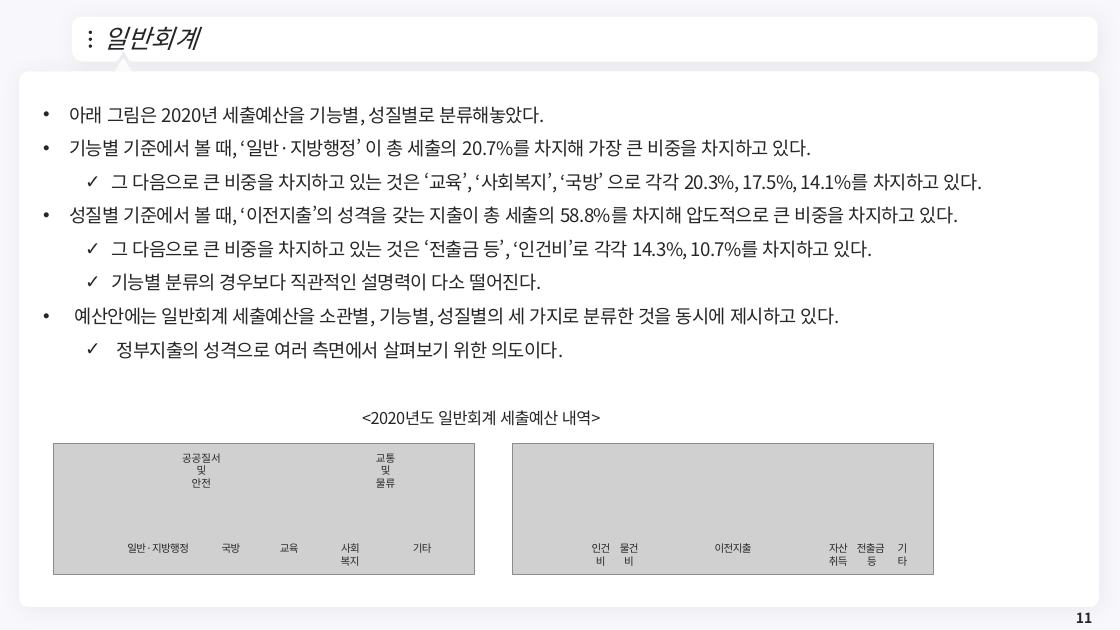
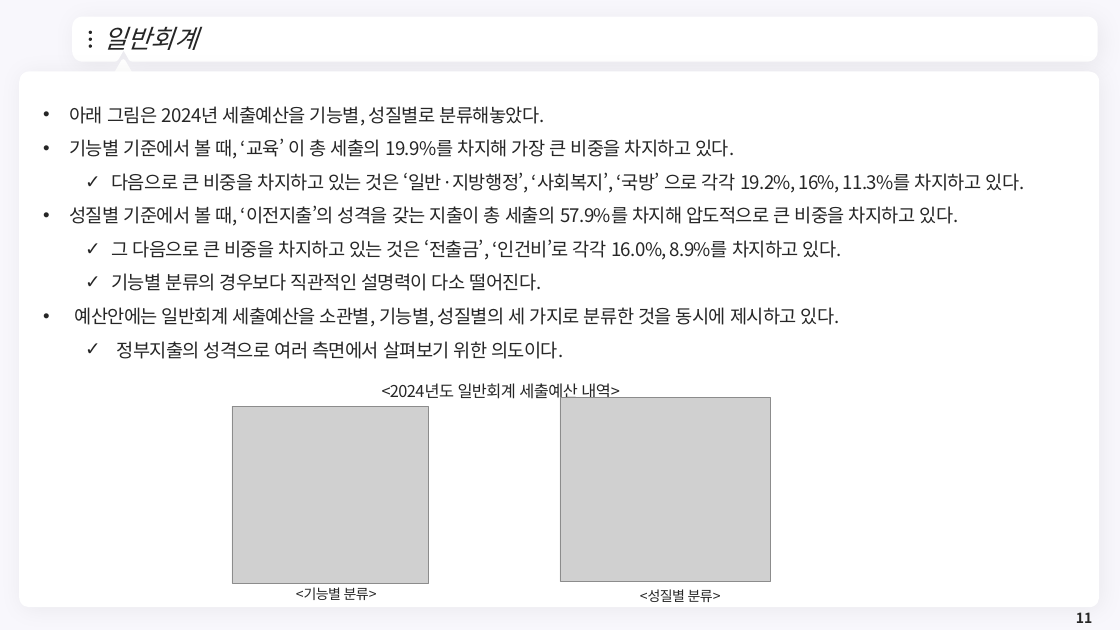
Before and after one commit to meandthey/Teaching, a slide deck: slide 11 of 재정학/01_Lectures/재정학_Chapter_2.pptx. Drawn at 1120x630 pixels with LibreOffice and Linux fonts; fonts in the diff are those of the drawing; grey boxes stand for pictures; background and template pictures are left out. Boxes give left, top, right and bottom in pixels: in the first picture for what was removed or moved away, otherwise in the second. Text is boxed around its words. In the diff, an @@ line names an element or a change of style, - is before the commit and + after.

```diff
--- a/재정학/01_Lectures/재정학_Chapter_2.pptx
+++ b/재정학/01_Lectures/재정학_Chapter_2.pptx
@@ text at (x1=69, y1=106, x2=1025, y2=260): text changed @@
-• 아래 그림은 2020년 세출예산을 기능별, 성질별로 분류해놓았다.
-• 기능별 기준에서 볼 때, ‘일반·지방행정’ 이 총 세출의 20.7%를 차지해 가장 큰 비중을 차지하고 있다.
-  ✓ 그 다음으로 큰 비중을 차지하고 있는 것은 ‘교육’, ‘사회복지’, ‘국방’ 으로 각각 20.3%, 17.5%, 14.1%를 차지하고 있다.
-• 성질별 기준에서 볼 때, ‘이전지출’의 성격을 갖는 지출이 총 세출의 58.8%를 차지해 압도적으로 큰 비중을 차지하고 있다.
-  ✓ 그 다음으로 큰 비중을 차지하고 있는 것은 ‘전출금 등’, ‘인건비’로 각각 14.3%, 10.7%를 차지하고 있다.
+• 아래 그림은 2024년 세출예산을 기능별, 성질별로 분류해놓았다.
+• 기능별 기준에서 볼 때, ‘교육’ 이 총 세출의 19.9%를 차지해 가장 큰 비중을 차지하고 있다.
+  ✓ 다음으로 큰 비중을 차지하고 있는 것은 ‘일반·지방행정’, ‘사회복지’, ‘국방’ 으로 각각 19.2%, 16%, 11.3%를 차지하고 있다.
+• 성질별 기준에서 볼 때, ‘이전지출’의 성격을 갖는 지출이 총 세출의 57.9%를 차지해 압도적으로 큰 비중을 차지하고 있다.
+  ✓ 그 다음으로 큰 비중을 차지하고 있는 것은 ‘전출금’, ‘인건비’로 각각 16.0%, 8.9%를 차지하고 있다.
@@ text at (x1=382, y1=383, x2=620, y2=402): text changed @@
-<2020년도 일반회계 세출예산 내역>
+<2024년도 일반회계 세출예산 내역>
@@ picture added at (x1=232, y1=407, x2=428, y2=584) @@
@@ picture added at (x1=560, y1=397, x2=770, y2=581) @@
@@ picture removed at (x1=53, y1=444, x2=474, y2=576) @@
@@ picture removed at (x1=513, y1=444, x2=933, y2=576) @@
@@ text removed at (x1=182, y1=453, x2=221, y2=488) @@
-공공질서
-및
-안전
@@ text removed at (x1=376, y1=453, x2=395, y2=488) @@
-교통
-및
-물류
@@ text removed at (x1=127, y1=543, x2=189, y2=553) @@
-일반·지방행정
@@ text removed at (x1=222, y1=543, x2=241, y2=553) @@
-국방
@@ text removed at (x1=280, y1=543, x2=299, y2=553) @@
-교육
@@ text removed at (x1=341, y1=543, x2=360, y2=566) @@
-사회복지
@@ text removed at (x1=413, y1=543, x2=432, y2=553) @@
-기타
@@ text removed at (x1=592, y1=543, x2=611, y2=566) @@
-인건비
@@ text removed at (x1=620, y1=543, x2=639, y2=566) @@
-물건비
@@ text removed at (x1=715, y1=543, x2=752, y2=553) @@
-이전지출
@@ text removed at (x1=829, y1=543, x2=848, y2=566) @@
-자산취득
@@ text removed at (x1=857, y1=543, x2=885, y2=566) @@
-전출금
-등
@@ text removed at (x1=898, y1=543, x2=908, y2=566) @@
-기
-타
@@ text added at (x1=296, y1=587, x2=377, y2=600), 12 pt, text #262626 @@
+<기능별 분류>
@@ text added at (x1=640, y1=589, x2=721, y2=602), 12 pt, text #262626 @@
+<성질별 분류>
```
Also in this commit, not shown: 5 other slides changed, 1 slide added, 2 other files.
